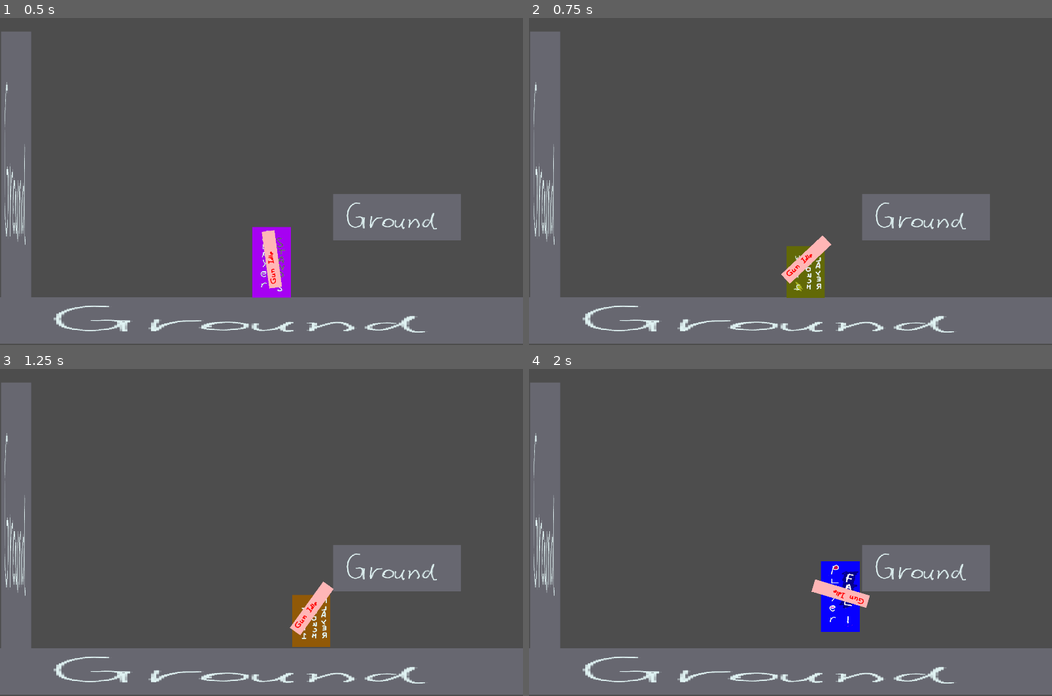
Above: before the commit, frames 1-4 (two rows, left to right).
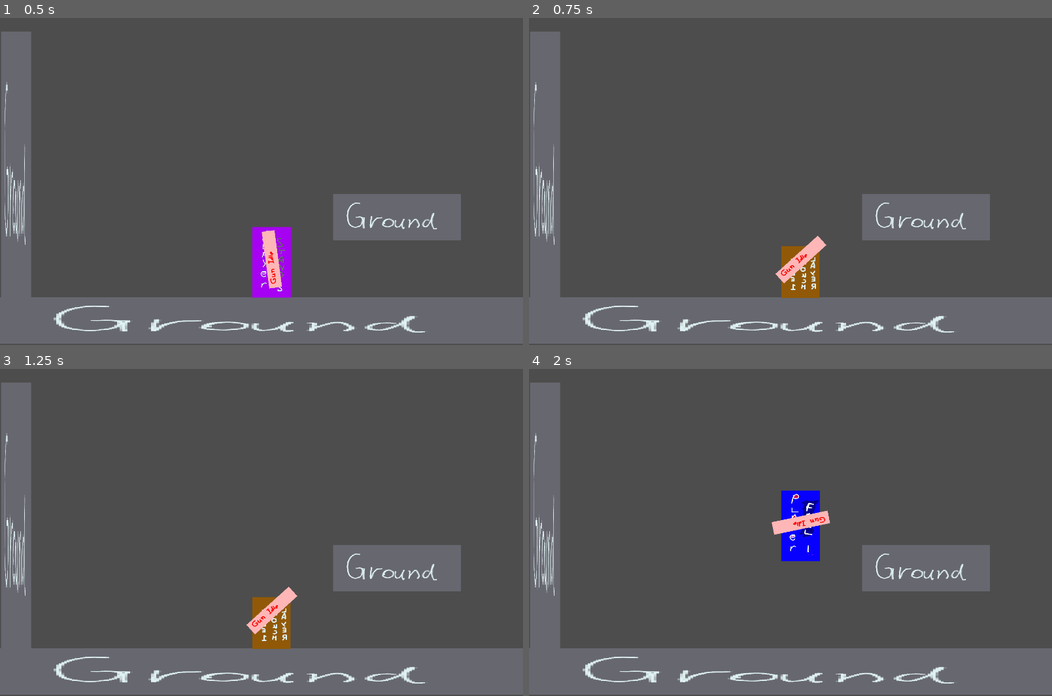
Above: after the commit, the same moments.

Repository: haruo-gabriel/portal2d
Game: Godot game, scene res://Scenes/Main/main.tscn
Same seed, same stepped clock (60 frames per second), same inputs: the game is played once before the commit and once after it.
Inputs (mouse positions are in pixels of both pictures, inside the frame that each line leads up to):
- Up to frame 1 (0.5 s): no input
- Up to frame 2 (0.75 s): move the mouse to (905, 165) at 0.52 s; hold D (move_right) from 0.53 s (still down); hold Shift (crouch) from 0.53 s (still down)
- Up to frame 3 (1.25 s): keep holding D (move_right); keep holding Shift (crouch); tap Space (jump) at 0.77, 0.8, 1.07 s
- Up to frame 4 (2 s): keep holding D (move_right); move the mouse to (685, 548) at 1.27 s; release Shift (crouch) at 1.28 s; tap Space (jump) at 1.35, 1.52, 1.82 s; tap Shift (crouch) at 1.55 s

Frame 1 is identical in both runs. In frame 2, 1.2% of the frame differs, in the area x 47-58%, y 66-86%; in frame 3, 2.5%; in frame 4, 3.5%, in the area x 46-66%, y 37-81%.

Commit message:
Removing redundancies 2
I forgot to save this last bit before the last commit

Diff:
--- a/godot project/Scenes/Player/Scripts/player.gd
+++ b/godot project/Scenes/Player/Scripts/player.gd
@@ -7,11 +7,6 @@
 
 @onready var main_hitbox: CollisionShape2D = $MainHitbox
 @onready var crouched_hitbox: CollisionShape2D = $CrouchedHitbox
-
-func set_stats() -> void:
-
-	position = stats.position
-	velocity = stats.velocity
 
 func set_angle() -> void:
 
@@ -35,8 +30,7 @@
 	if move_and_collide(Vector2.ZERO, true):
 		toggle_hitbox(not to_crouch)
 
-
-func move_vertical(delta: float) -> void:
+func try_jump() -> void:
 
 	if Input.is_action_just_pressed("jump"):
 		stats.last_jumped = constants.JUMP_BUFFER_TIME
@@ -49,40 +43,17 @@
 
 	stats.last_jumped = max(0, stats.last_jumped - 1)
 
-func move_horizontal(_delta: float) -> void:
+func move() -> void:
 
-	# TODO: make this not so ulgy
-
-	if stats.direction:
-
-		var step = constants.HORIZONTAL_ACCELERATION
-		var new_speed = stats.direction * constants.WALKING_SPEED
-
-		# You won't be slowed while on air
-		if stats.is_crouching and is_on_floor():
-			new_speed *= constants.CROUCH_SPEED_MULTIPLIER
-
-		if not is_on_floor():
-
-			step *= constants.IN_AIR_MULTIPLIER
-
-			# If you're going foward, you won't deaccelerate.
-			# If you wanna go backward, you still can.
-			if sign(velocity.x) == sign(stats.direction):
-				new_speed = sign(new_speed) * max(abs(new_speed), abs(velocity.x))
-
-		velocity.x = move_toward(velocity.x, new_speed, step)
-
-	elif is_on_floor():
-		velocity.x = move_toward(velocity.x, 0, constants.GROUND_DRAG)
-
-func move(delta: float) -> void:
-
-	move_horizontal(delta)
-	move_vertical(delta)
+	try_jump()
 
 	velocity.x = clamp(velocity.x, -constants.MAX_X_SPEED, constants.MAX_X_SPEED)
 	velocity.y = clamp(velocity.y, -constants.MAX_Y_SPEED, constants.MAX_Y_SPEED)
+
+	move_and_slide()
+
+	stats.position = position
+	stats.velocity = velocity
 
 func _ready() -> void:
 
@@ -102,13 +73,5 @@
 	if not try_crouch and stats.is_crouching:
 		toggle_crouch(false)
 
-	move_vertical(delta)
-	# move(delta)
-
 	set_angle()
-	set_stats()
-
-	move_and_slide()
-
-	stats.position = position
-	stats.velocity = velocity
+	move()
